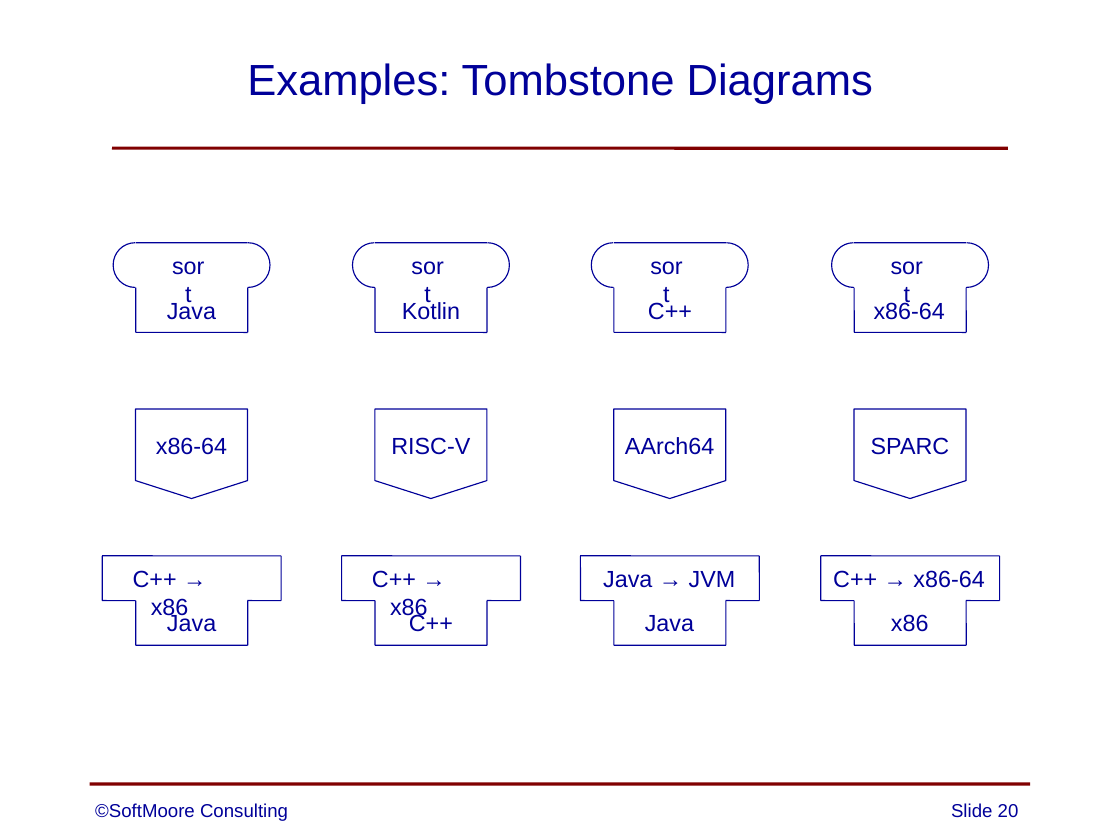
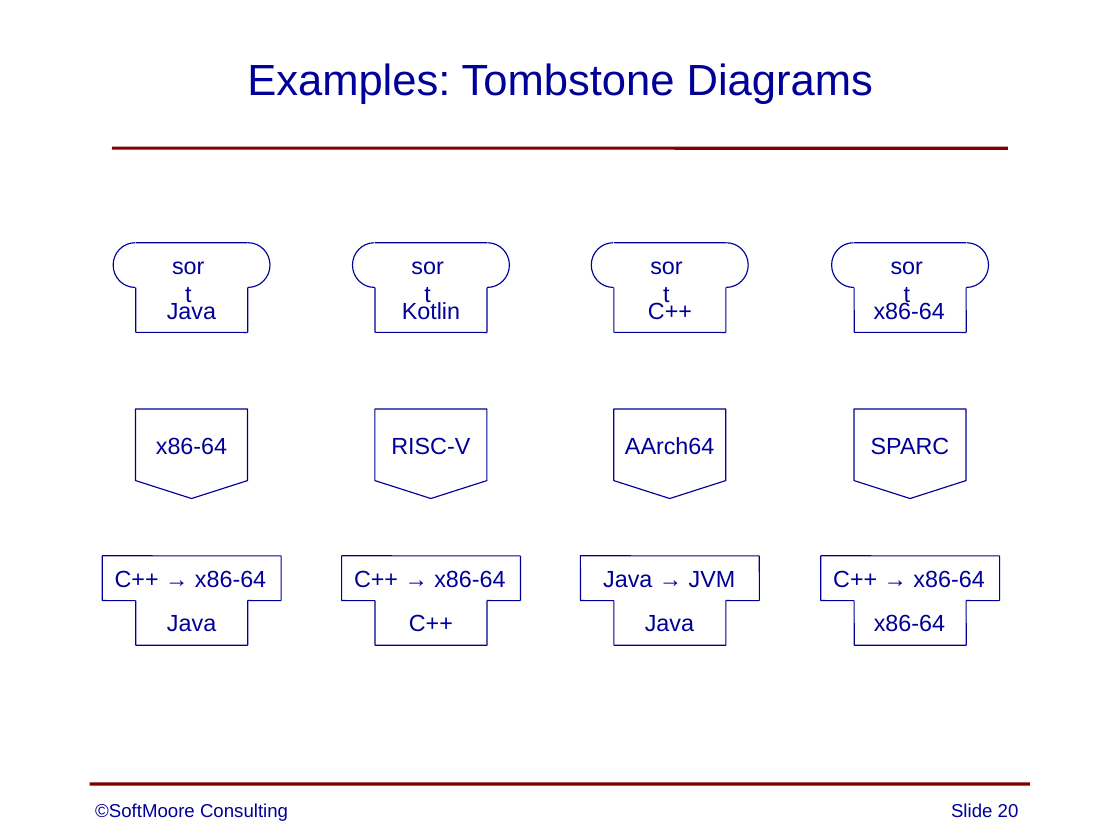
Before and after one commit to SoftMoore/CPRL-Kt-2nd, a slide deck: slide 20 of PowerPoints/01 - Overview of Compilers.pptx. Drawn at 1120x840 pixels with LibreOffice and Linux fonts; fonts in the diff are those of the drawing. Boxes give left, top, right and bottom in pixels: in the first picture for what was removed or moved away, otherwise in the second. Text is boxed around its words. In the diff, an @@ line names an element or a change of style, - is before the commit and + after.

Commit message:
minor updates to one slide

```diff
--- a/PowerPoints/01 - Overview of Compilers.pptx
+++ b/PowerPoints/01 - Overview of Compilers.pptx
@@ text at [115, 570, 266, 588]: text changed @@
-C++ → x86
+C++ → x86-64
@@ text at [354, 570, 505, 588]: text changed @@
-C++ → x86
+C++ → x86-64
@@ text at [874, 614, 945, 632]: text changed @@
-x86
+x86-64
```
